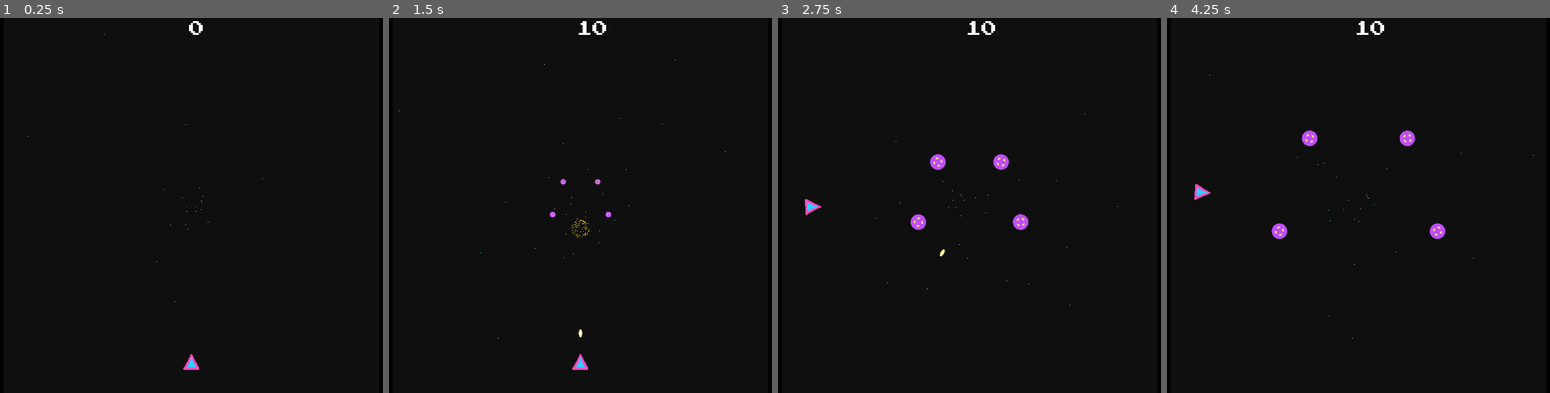
Above: before the commit, frames 1-4 (left to right).
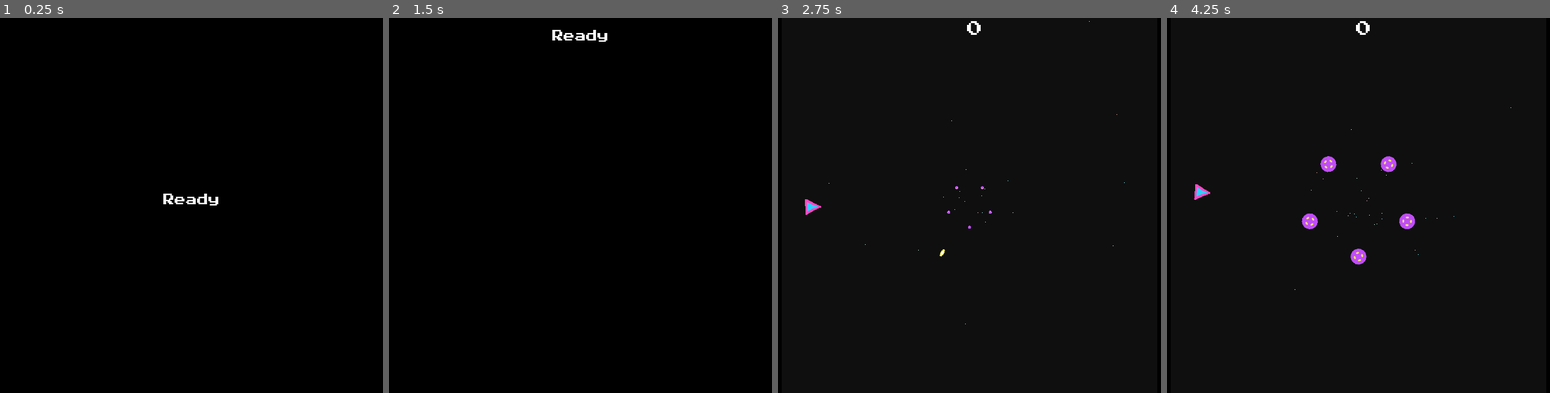
Above: after the commit, the same moments.

Repository: doctor-g/LD47
Game: Godot game, scene res://src/SplashScreen.tscn
Same seed, same stepped clock (60 frames per second), same inputs: the game is played once before the commit and once after it. Before the commit the project starts from res://src/Level.tscn.
Inputs (mouse positions are in pixels of both pictures, inside the frame that each line leads up to):
- Up to frame 1 (0.25 s): no input
- Up to frame 2 (1.5 s): tap Enter at 0.5 s; move the mouse to (691, 186) at 0.52 s; tap Space (fire) at 0.6, 1.35 s; click (691, 186) at 0.67 s; move the mouse to (480, 224) at 1.27 s; click (480, 224) at 1.42 s
- Up to frame 3 (2.75 s): move the mouse to (1019, 123) at 2.02 s; hold Left (move_clockwise) from 2.03 s (still down); click (1019, 123) at 2.17 s; tap Space (fire) at 2.3 s
- Up to frame 4 (4.25 s): move the mouse to (1331, 280) at 2.77 s; release Left (move_clockwise) at 2.78 s; tap D (move_counterclockwise) at 2.85 s; click (1331, 280) at 2.92 s; tap Space (fire) at 3.05, 3.6 s; move the mouse to (1507, 261) at 3.52 s; click (1507, 261) at 3.67 s

The runs differ from the first frame. In frame 1, 0.4% of the frame differs, in the area x 7-69%, y 0-94%; in frame 2, 0.6%; in frame 3, 0.8%; in frame 4, 1.4%, in the area x 11-96%, y 0-86%.

Commit message:
Add splash screen
This includes a fix to the alien, starting it at zero scale so that it doesn't
flicker in at regular scale before its scaling component modifies the scale.

Diff:
--- a/project/project.godot
+++ b/project/project.godot
@@ -21,7 +21,7 @@
 [application]
 
 config/name="StuckInALoop"
-run/main_scene="res://src/Level.tscn"
+run/main_scene="res://src/SplashScreen.tscn"
 config/icon="res://icon.png"
 
 [display]
--- a/project/src/Alien.gd
+++ b/project/src/Alien.gd
@@ -9,9 +9,11 @@
 onready var _sprite := $Sprite
 onready var Explosion := preload("res://src/Explosion.tscn")
 
+
 func _physics_process(delta):
 	position += Vector2.DOWN.rotated(rotation) * speed * delta
 	_sprite.rotate(rotation_speed * delta)
+
 
 func damage():
 	var explosion := Explosion.instance()
--- a/project/src/DistanceScaler.gd
+++ b/project/src/DistanceScaler.gd
@@ -5,9 +5,12 @@
 
 onready var _node : Node2D = get_parent()
 
+func _ready():
+	# Ensure that the target node start at zero scale, so that we have complete
+	# control over it.
+	_node.scale = Vector2.ZERO
 
 func _physics_process(_delta):
 	var distance_squared := _node.position.length_squared()
-	if distance_squared <= FALLOFF_START_SQUARED:
-		var new_scale := range_lerp(distance_squared, FALLOFF_START_SQUARED, 0, 1, 0)
-		_node.scale = Vector2(new_scale, new_scale)
+	var new_scale := clamp(range_lerp(distance_squared, FALLOFF_START_SQUARED, 0, 1, 0), 0, 1)
+	_node.scale = Vector2(new_scale, new_scale)
--- /dev/null
+++ b/project/src/SplashScreen.gd
@@ -0,0 +1,18 @@
+extends Control
+
+var _pressed := false
+
+onready var Next := preload("res://src/Level.tscn")
+onready var animation_player := $AnimationPlayer
+
+
+func _input(event):
+	if not _pressed:
+		if event is InputEventMouseButton or event.is_action("fire"):
+			_pressed = true
+			animation_player.play("ScrollAway")
+
+
+func _on_AnimationPlayer_animation_finished(anim_name):
+	if anim_name == "ScrollAway":
+		var _ignored := get_tree().change_scene_to(Next)
--- /dev/null
+++ b/project/src/SplashScreen.tscn
@@ -0,0 +1,96 @@
+[gd_scene load_steps=7 format=2]
+
+[ext_resource path="res://src/SplashScreen.gd" type="Script" id=1]
+[ext_resource path="res://assets/fonts/PressStart2P-Regular.ttf" type="DynamicFontData" id=2]
+
+[sub_resource type="DynamicFont" id=1]
+size = 24
+font_data = ExtResource( 2 )
+
+[sub_resource type="DynamicFont" id=2]
+font_data = ExtResource( 2 )
+
+[sub_resource type="Animation" id=3]
+resource_name = "ClickLabelFadeIn"
+length = 3.0
+tracks/0/type = "value"
+tracks/0/path = NodePath("VBoxContainer/ClickLabel:modulate")
+tracks/0/interp = 1
+tracks/0/loop_wrap = true
+tracks/0/imported = false
+tracks/0/enabled = true
+tracks/0/keys = {
+"times": PoolRealArray( 0, 2, 3 ),
+"transitions": PoolRealArray( 1, 1, 1 ),
+"update": 0,
+"values": [ Color( 1, 1, 1, 0 ), Color( 1, 1, 1, 0 ), Color( 1, 1, 1, 1 ) ]
+}
+
+[sub_resource type="Animation" id=4]
+resource_name = "ScrollAway"
+tracks/0/type = "value"
+tracks/0/path = NodePath("VBoxContainer:rect_position")
+tracks/0/interp = 1
+tracks/0/loop_wrap = true
+tracks/0/imported = false
+tracks/0/enabled = true
+tracks/0/keys = {
+"times": PoolRealArray( 0, 1 ),
+"transitions": PoolRealArray( 2.63902, 2.63902 ),
+"update": 0,
+"values": [ Vector2( 320, 362 ), Vector2( 320, -104.274 ) ]
+}
+
+[node name="Control" type="Control"]
+anchor_right = 1.0
+anchor_bottom = 1.0
+script = ExtResource( 1 )
+__meta__ = {
+"_edit_use_anchors_": false
+}
+
+[node name="ColorRect" type="ColorRect" parent="."]
+anchor_right = 1.0
+anchor_bottom = 1.0
+color = Color( 0, 0, 0, 1 )
+
+[node name="VBoxContainer" type="VBoxContainer" parent="."]
+anchor_left = 0.5
+anchor_top = 0.5
+anchor_right = 0.5
+anchor_bottom = 0.5
+margin_left = -192.0
+margin_top = -22.0
+margin_right = 192.0
+margin_bottom = 82.0002
+custom_constants/separation = 64
+__meta__ = {
+"_edit_use_anchors_": false
+}
+
+[node name="ReadyLabel" type="Label" parent="VBoxContainer"]
+margin_right = 384.0
+margin_bottom = 24.0
+custom_fonts/font = SubResource( 1 )
+text = "Ready"
+align = 1
+valign = 1
+
+[node name="ClickLabel" type="Label" parent="VBoxContainer"]
+modulate = Color( 1, 1, 1, 0 )
+margin_top = 88.0
+margin_right = 384.0
+margin_bottom = 104.0
+custom_fonts/font = SubResource( 2 )
+text = "Click or Tap to Continue"
+align = 1
+valign = 1
+__meta__ = {
+"_edit_use_anchors_": false
+}
+
+[node name="AnimationPlayer" type="AnimationPlayer" parent="."]
+autoplay = "ClickLabelFadeIn"
+anims/ClickLabelFadeIn = SubResource( 3 )
+anims/ScrollAway = SubResource( 4 )
+[connection signal="animation_finished" from="AnimationPlayer" to="." method="_on_AnimationPlayer_animation_finished"]
